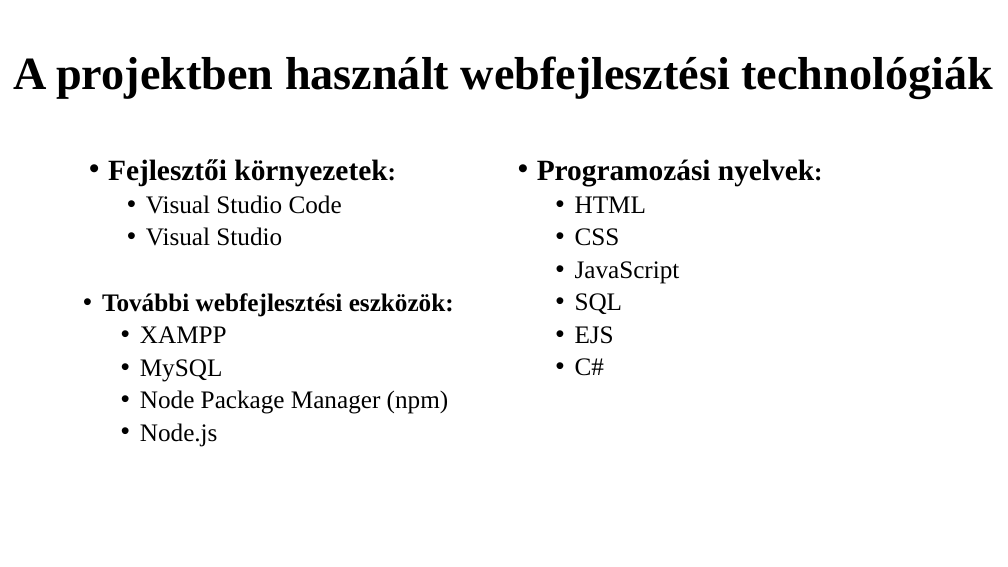
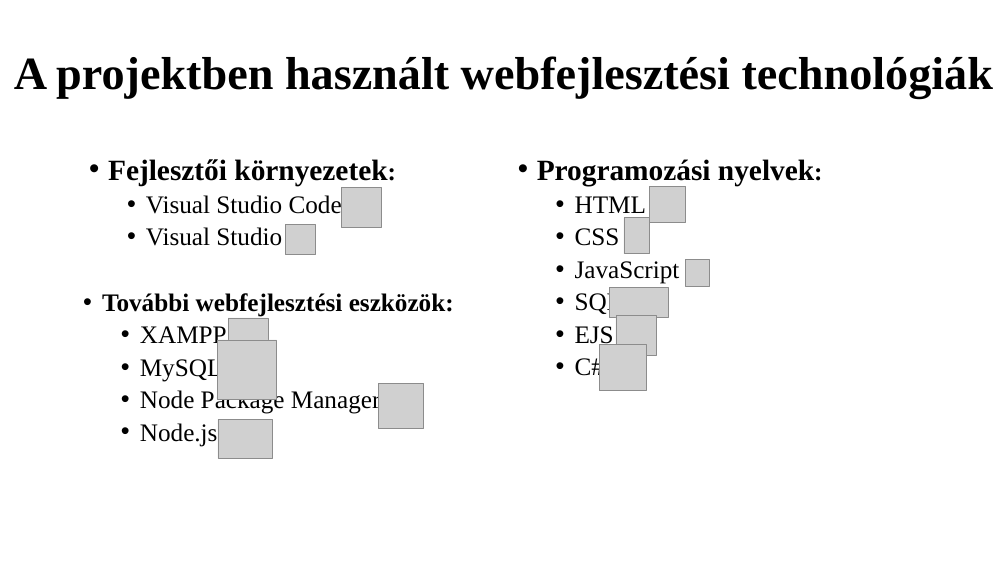
Before and after one commit to K0RN3L07/ParKing, a slide deck: slide 4 of Dokumentáció/ParKing-prezentacio.pptx. Drawn at 1008x567 pixels with LibreOffice and Linux fonts; fonts in the diff are those of the drawing; grey boxes stand for pictures. Boxes give left, top, right and bottom in pixels: in the first picture for what was removed or moved away, otherwise in the second. Text is boxed around its words. In the diff, an @@ line names an element or a change of style, - is before the commit and + after.

```diff
--- a/Dokumentáció/ParKing-prezentacio.pptx
+++ b/Dokumentáció/ParKing-prezentacio.pptx
@@ picture added at box(341, 187, 381, 227) @@
@@ picture added at box(650, 186, 686, 222) @@
@@ picture added at box(286, 225, 316, 255) @@
@@ picture added at box(624, 218, 650, 254) @@
@@ picture added at box(686, 259, 710, 287) @@
@@ picture added at box(609, 287, 668, 318) @@
@@ picture added at box(228, 318, 268, 359) @@
@@ picture added at box(616, 315, 656, 355) @@
@@ picture added at box(218, 340, 277, 399) @@
@@ picture added at box(600, 344, 647, 391) @@
@@ text at box(140, 388, 381, 414): text changed @@
-  • Node Package Manager (npm)
+  • Node Package Manager
@@ picture added at box(379, 383, 424, 429) @@
@@ picture added at box(218, 420, 272, 458) @@
```
Also in this commit, not shown: 2 other slides changed, 12 slides removed, 1 other file.
